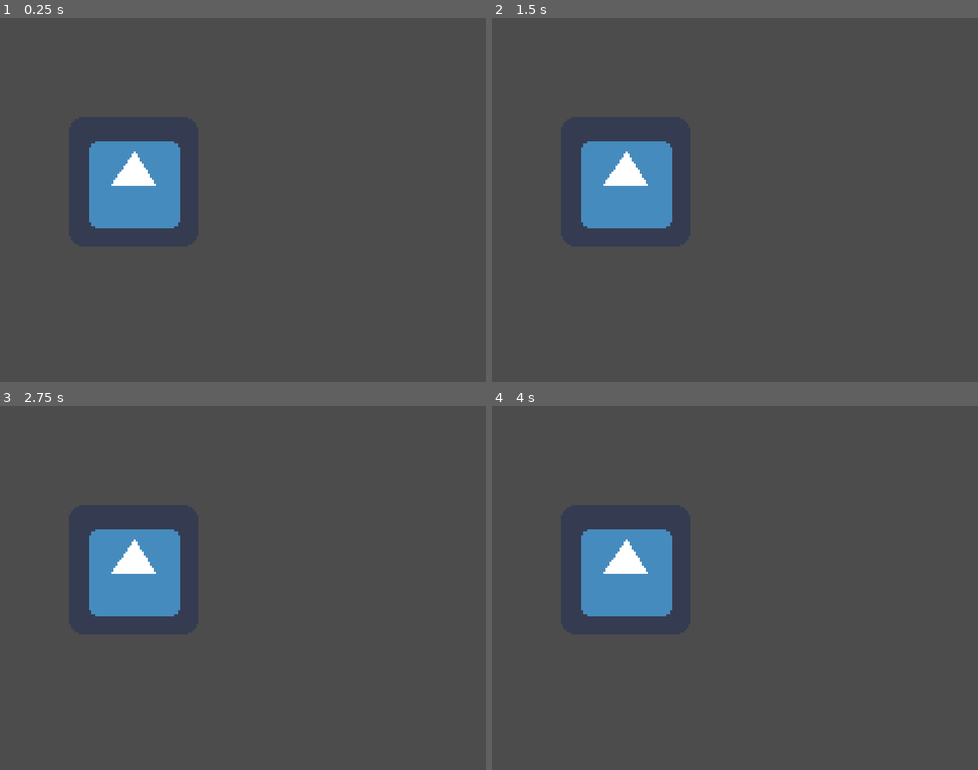
Above: before the commit, frames 1-4 (two rows, left to right).
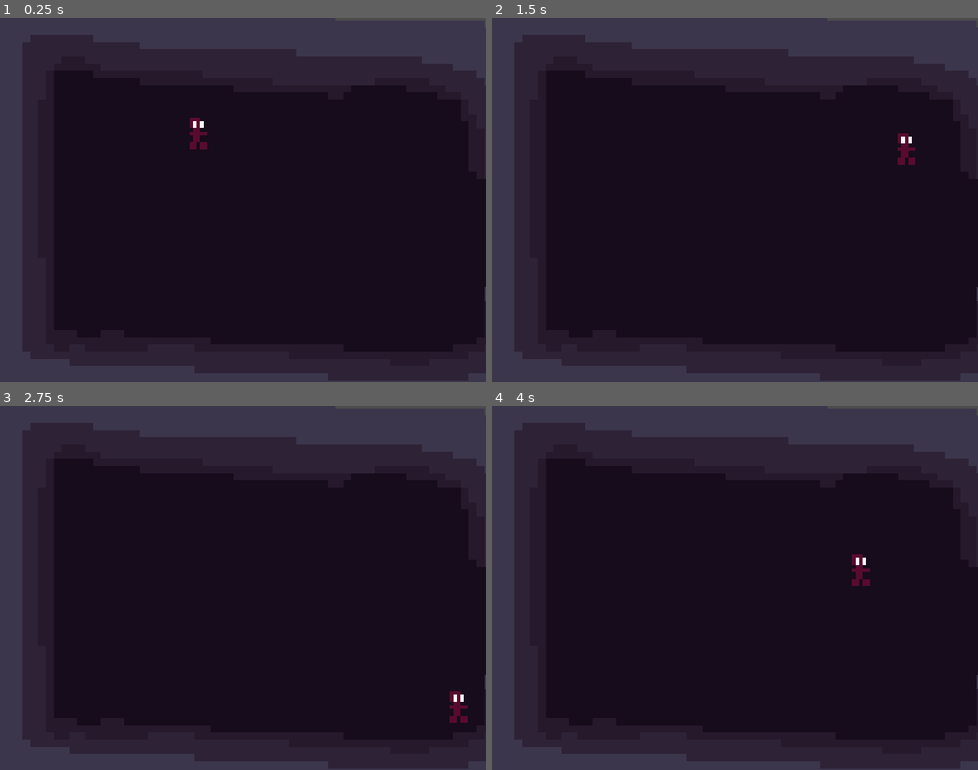
Above: after the commit, the same moments.

Repository: Yohan27x/GameJam
Game: Godot game, scene res://World.tscn
The game is run twice, just before and just after one commit, with the same random seed, the same clock (stepped at 60 frames per second) and the same inputs. The engine's default icon, where the game draws it, is replaced by a stand-in: a white triangle on a blue panel in a dark square.
Inputs:
- Up to frame 1 (0.25 s): no input
- Up to frame 2 (1.5 s): tap Enter at 0.5 s; hold Right (ui_right) 0.53-1.28 s; hold Down (ui_down) from 1.28 s (still down)
- Up to frame 3 (2.75 s): release Down (ui_down) at 2.03 s; hold Right (ui_right) from 2.03 s (still down)
- Up to frame 4 (4 s): release Right (ui_right) at 2.78 s; hold Up (ui_up) 2.78-3.53 s; hold Left (ui_left) from 3.53 s (still down)

The runs differ from the first frame. In frame 1, 84% of the frame differs, in the area x 4-100%, y 4-100%; in frame 2, 84%; in frame 3, 84%; in frame 4, 84%.

Commit message:
Added prototype player and level

Diff:
--- /dev/null
+++ b/GameJam/Assets/Player.gd
@@ -0,0 +1,34 @@
+extends KinematicBody2D
+
+
+export var ACCELERATION = 500
+export var MAX_SPEED = 140
+export var ROLL_SPEED = 120
+export var FRICTION = 1000
+
+var motion = Vector2.ZERO
+
+
+func _ready():
+	pass
+
+func _process(delta):
+	pass
+
+func _physics_process(delta):
+	var input_vector = Vector2.ZERO
+
+	input_vector.x = Input.get_action_strength("ui_right") - Input.get_action_strength("ui_left")
+	input_vector.y = Input.get_action_strength("ui_down") - Input.get_action_strength("ui_up")
+
+	input_vector = input_vector.normalized()
+
+
+	if (input_vector != Vector2.ZERO):
+		motion = motion.move_toward(input_vector * MAX_SPEED, ACCELERATION * delta)
+	else:
+		motion = motion.move_toward(Vector2.ZERO, FRICTION * delta)
+
+	motion = move_and_slide(motion, Vector2(0, 0))
+
+	print(input_vector)
--- /dev/null
+++ b/GameJam/Assets/Player.tscn
@@ -0,0 +1,20 @@
+[gd_scene load_steps=4 format=2]
+
+[ext_resource path="res://Assets/player.png" type="Texture" id=1]
+[ext_resource path="res://Assets/Player.gd" type="Script" id=2]
+
+[sub_resource type="RectangleShape2D" id=1]
+extents = Vector2( 6, 4 )
+
+[node name="Player" type="KinematicBody2D"]
+position = Vector2( 0, 1 )
+script = ExtResource( 2 )
+
+[node name="Sprite" type="Sprite" parent="."]
+position = Vector2( 1, -15 )
+scale = Vector2( 1.75, 1.75 )
+texture = ExtResource( 1 )
+
+[node name="CollisionShape2D" type="CollisionShape2D" parent="."]
+position = Vector2( 2, -9 )
+shape = SubResource( 1 )
--- a/GameJam/World.tscn
+++ b/GameJam/World.tscn
@@ -1,14 +1,19 @@
-[gd_scene load_steps=2 format=2]
+[gd_scene load_steps=3 format=2]
 
-[ext_resource path="res://icon.png" type="Texture" id=1]
+[ext_resource path="res://Assets/Player.tscn" type="PackedScene" id=1]
+[ext_resource path="res://World/mockup.png" type="Texture" id=2]
 
 [node name="World" type="Node"]
 
 [node name="Sprite" type="Sprite" parent="."]
-position = Vector2( 66, 81 )
-texture = ExtResource( 1 )
+position = Vector2( 129, 92 )
+scale = Vector2( 3.86667, 3.55932 )
+texture = ExtResource( 2 )
 
-[node name="Node" type="Node" parent="."]
+[node name="Player" parent="." instance=ExtResource( 1 )]
+position = Vector2( 96, 66 )
 
-[node name="TileMap" type="TileMap" parent="."]
-format = 1
+[node name="Wall" type="StaticBody2D" parent="."]
+
+[node name="CollisionPolygon2D" type="CollisionPolygon2D" parent="Wall"]
+polygon = PoolVector2Array( 2, 0, 256, 9, 263, 76, 226, 77, 224, 36, 26, 33, 27, 153, 232, 159, 235, 131, 265, 137, 265, 189, -4, 187 )
--- a/GameJam/project.godot
+++ b/GameJam/project.godot
@@ -20,6 +20,7 @@
 window/size/height=180
 window/size/test_width=720
 window/size/test_height=540
+window/dpi/allow_hidpi=true
 window/stretch/mode="2d"
 window/stretch/aspect="keep"
 
Binary file added: GameJam/Assets/player.png
Binary file added: GameJam/Assets/player_sheet.png
Not shown, added: GameJam/Assets/player_sheet.png.import
Binary file added: GameJam/World/mockup.png
Not shown, added: GameJam/World/mockup.png.import
